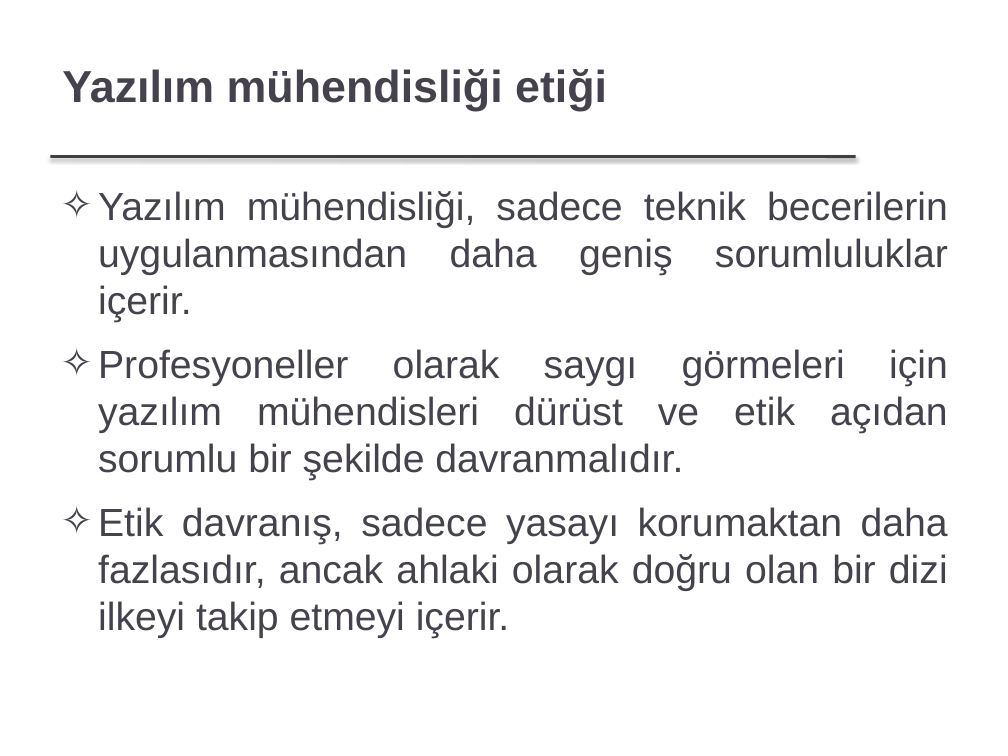
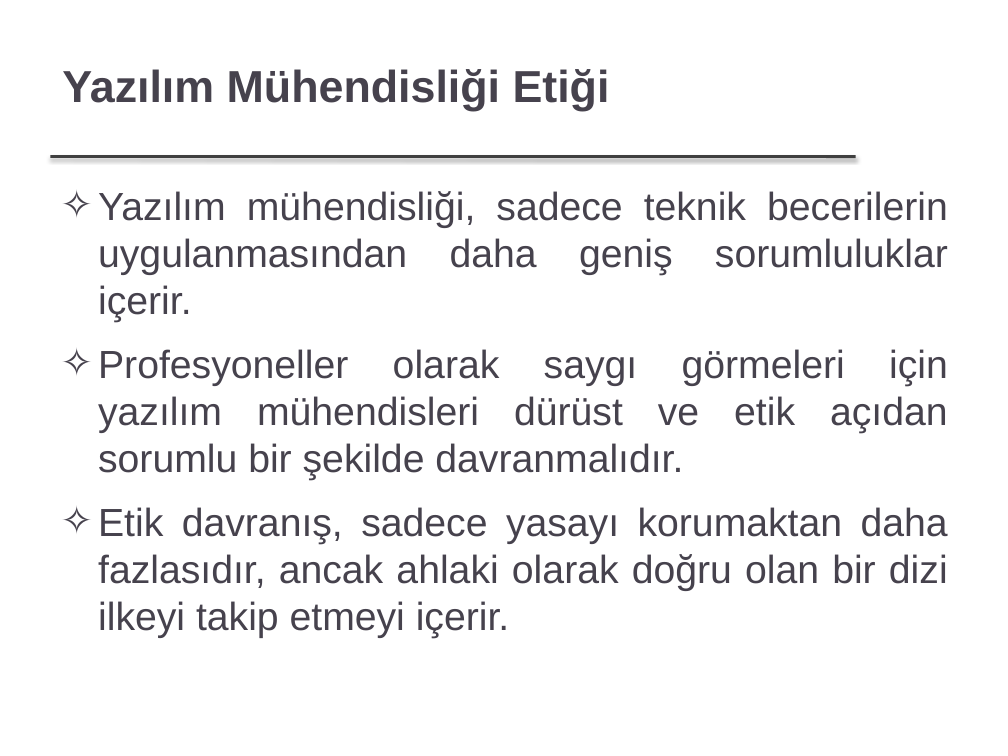
Before and after one commit to FurkanGozukara/Yazilim-Muhendisligi-IT522-2021, a slide deck: slide 25 of dersler/Ders 1 - Giriş.pptx. Drawn at 1008x756 pixels with LibreOffice and Linux fonts; fonts in the diff are those of the drawing; background and template pictures are left out. Boxes give left, top, right and bottom in pixels: in the first picture for what was removed or moved away, otherwise in the second. Text is boxed around its words. In the diff, an @@ line names an element or a change of style, - is before the commit and + after.

```diff
--- a/dersler/Ders 1 - Giriş.pptx
+++ b/dersler/Ders 1 - Giriş.pptx
@@ title at [62, 69, 610, 111]: text changed @@
-Yazılım mühendisliği etiği
+Yazılım Mühendisliği Etiği
```
Also in this commit, not shown: 42 other slides changed, 1 slide added, 1 slide removed, 1 other file.
